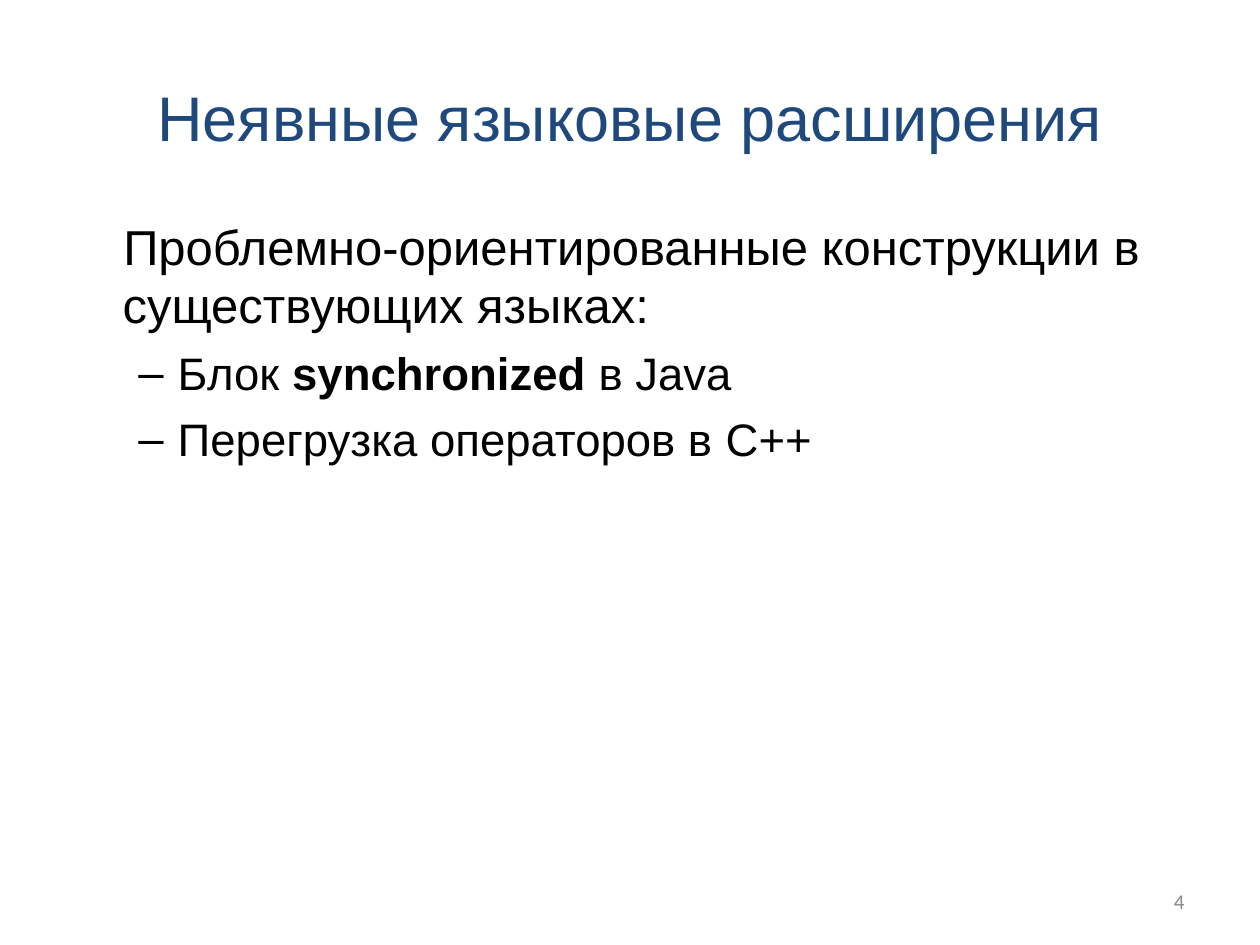
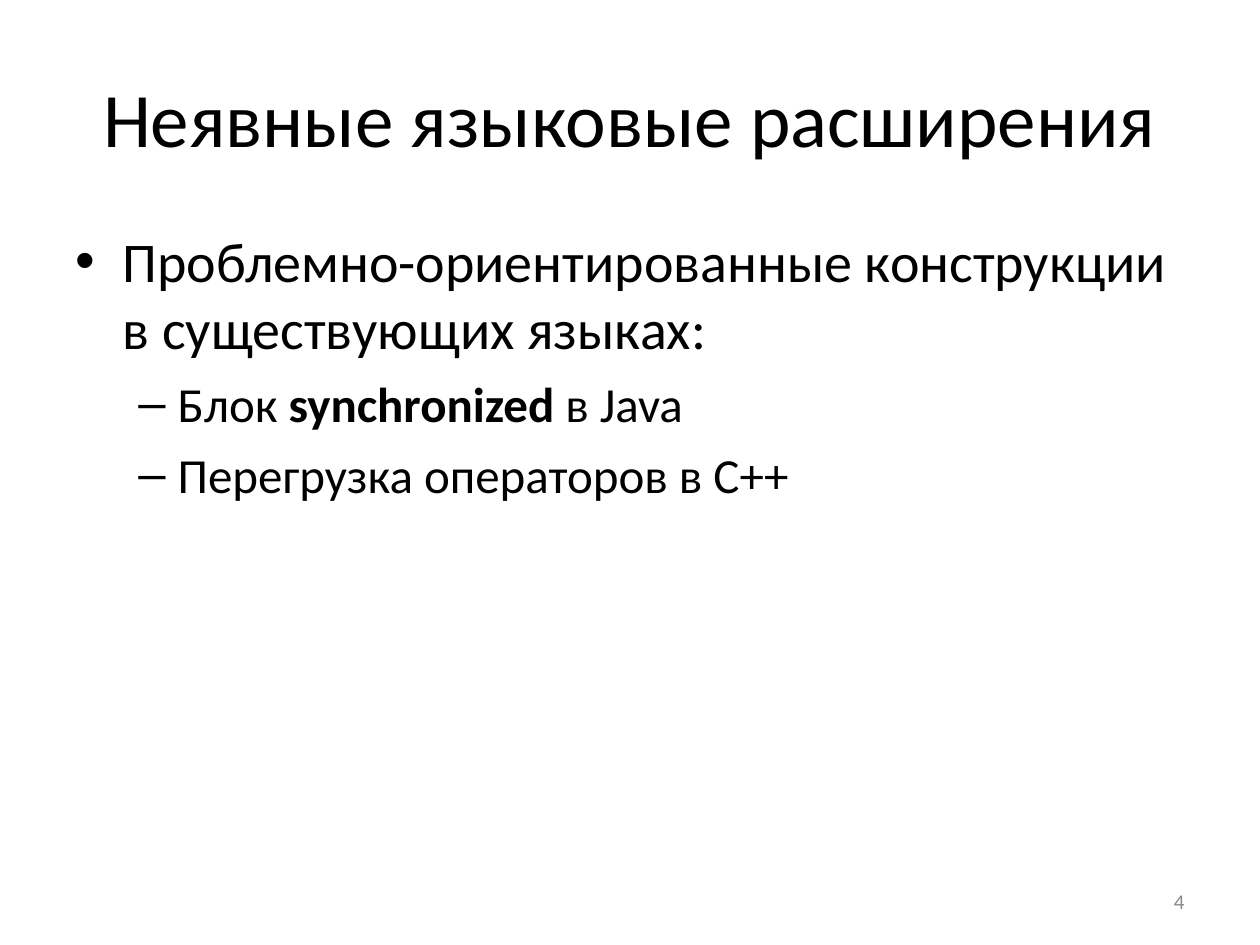
Before and after one commit to mazine/umk, a slide deck: slide 4 of presentations/01-intro.ppt. Drawn at 1260x945 pixels with LibreOffice and Linux fonts; fonts in the diff are those of the drawing. Boxes give left, top, right and bottom in pixels: in the first picture for what was removed or moved away, otherwise in the second. Text is boxed around its words. In the diff, an @@ line names an element or a change of style, - is before the commit and + after.

```diff
--- a/presentations/01-intro.ppt
+++ b/presentations/01-intro.ppt
@@ title "Неявные языковые расширения" at [103,97,1155,160]: size 36 to 44 pt, font Arial to Calibri, text colour #1F497D to #000000 @@
@@ text "Проблемно-ориентированные конструкции в существующих языках:": place and size @@
-text "Проблемно-ориентированные конструкции в существующих языках:" at [123,229,1140,465]
+text "Проблемно-ориентированные конструкции в существующих языках:" at [123,244,1166,501]
@@ text "Проблемно-ориентированные конструкции в существующих языках:" at [123,244,1166,501]: size 28 to 32 pt in "Проблемно-ориентированные конструкции в существующих языках:"; font Arial to Calibri; size 26 to 28 pt in "Блок synchronized в Java", "Перегрузка операторов в C++"; bullet none to •; more space between paragraphs @@
```
Also in this commit, not shown: 9 other slides changed, 1 slide added, 1 slide removed, 18 other files.
